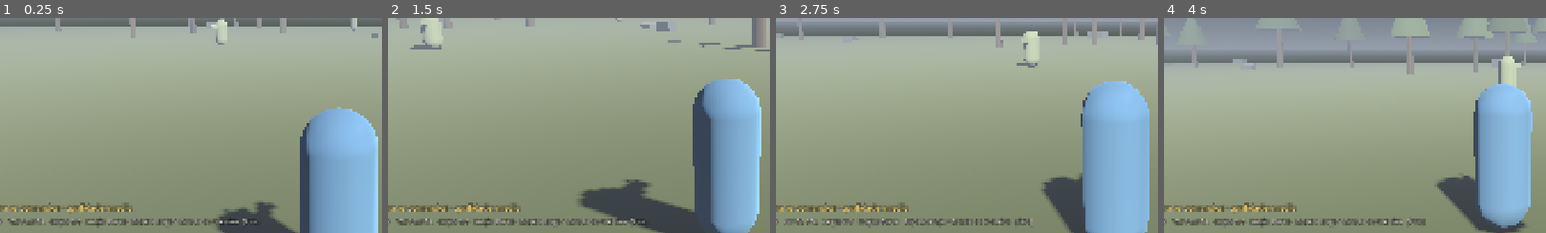
Above: before the commit, frames 1-4 (left to right).
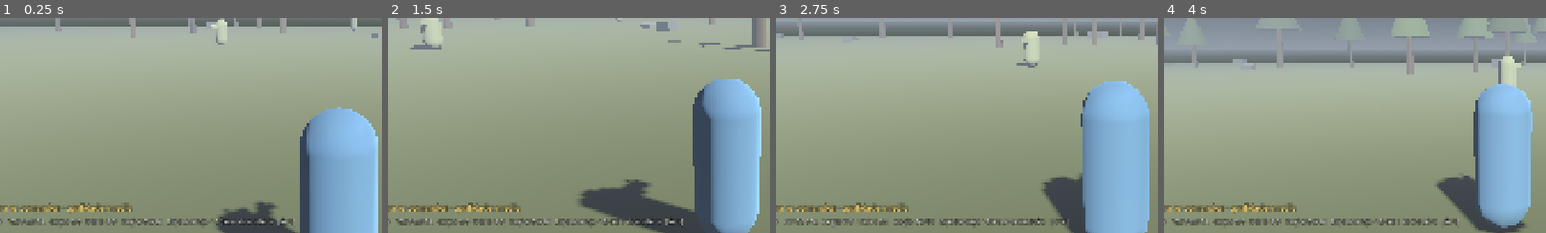
Above: after the commit, the same moments.

Repository: MateusJuni0/worldrpgs
Game: Godot game, scene res://scenes/main.tscn
The game is run twice, just before and just after one commit, with the same random seed, the same clock (stepped at 60 frames per second) and the same inputs.
Inputs (mouse positions are % of the whole screen's width and height, from its top left):
- Up to frame 1 (0.25 s): no input
- Up to frame 2 (1.5 s): tap Enter at 0.5 s; move the mouse to (49, 52) at 0.52 s; hold W (move_forward) from 0.53 s (still down); tap Tab (lock_on) at 0.6 s; tap R (use_item) at 0.8, 1.35 s; move the mouse to (57, 51) at 1.27 s
- Up to frame 3 (2.75 s): keep holding W (move_forward); tap Tab (lock_on) at 1.55 s; move the mouse to (42, 49) at 2.02 s; press the mouse at (42, 49) at 2.03 s; tap R (use_item) at 2.3 s
- Up to frame 4 (4 s): move the mouse to (51, 50) at 2.77 s; release W (move_forward) at 2.78 s; release the mouse at (51, 50) at 2.78 s; hold A (move_left) 2.78-3.53 s; right-click (51, 50) at 2.85 s; tap Tab (lock_on) at 3.05 s; move the mouse to (46, 48) at 3.52 s; hold W (move_forward) from 3.53 s (still down); tap C (cast) at 3.6 s; tap R (use_item) at 3.8 s
The pictures show only the part of the screen within x 6-56%, y 30-80%; the shares and areas given below are measured in that part.

The runs differ from the first frame. In frame 1, 0.8% of the frame differs, in the area x 23-78%, y 93-97%; in frame 2, 0.8%; in frame 3, 0.9%; in frame 4, 0.9%.

Commit message:
feat: frasco de cura [PROTO] — a fatia deixa de ser sem cura
3 usos, 40% dos PV, 1,0 s a beber a 40% de velocidade, recarrega no
renascimento. O gole gasta-se ao comecar: interrompido = perdido, a
mesma regra da magia. Tecla R (a spec ja a reservava para o item
activo). HUD mostra frasco N/M. A pergunta 7 da spec continua dos
donos — D8 em DECISOES-PROTOTIPO.md. Bench: 273 fps, 0% fora do
orcamento, pior frame 11,4 ms.

Assinado-por: DH — CMTecnologia

Diff:
--- a/data/combat.json
+++ b/data/combat.json
@@ -150,6 +150,14 @@
     "_proto_capsula": "altura 1,8 m e raio 0,35 m sao [PROTO] — a spec nao os cobre. Ver DECISOES-PROTOTIPO.md D1."
   },
 
+  "flask": {
+    "_fonte": "[PROTO] — a pergunta 7 da spec (como se recupera vida) continua dos donos. Frasco recarregavel no renascimento; beber interrompe-se e o gole perde-se (regra da magia).",
+    "uses": 3,
+    "heal_fraction": 0.40,
+    "use_seconds": 1.0,
+    "move_factor": 0.40
+  },
+
   "death": {
     "_fonte": "spec/01-combate.md seccao Morte + spec/10-fatia-1.md",
     "lose_nothing": true,
--- a/src/main.gd
+++ b/src/main.gd
@@ -175,6 +175,7 @@
 ## O alvo da spec e nova tentativa em menos de 30 s — aqui e ~1,2 s.
 func _respawn() -> void:
 	player.respawn_at(_respawn_point)
+	player.flask_refill()
 	for node in get_children():
 		var e := node as Enemy
 		if e != null:
--- a/src/player/player.gd
+++ b/src/player/player.gd
@@ -13,7 +13,7 @@
 signal died
 signal state_changed(state: int)
 
-enum State { FREE, ATTACK, DODGE, BLOCK, PARRY, CASTING, HITSTUN, GUARD_BREAK, RIPOSTE, DEAD }
+enum State { FREE, ATTACK, DODGE, BLOCK, PARRY, CASTING, HITSTUN, GUARD_BREAK, RIPOSTE, DEAD, USING_ITEM }
 
 # Guarda de entrada: os valores vem de spec/25-controlo.md (WP1B), via data/combat.json.
 var _buffer_life := 24        # 400 ms
@@ -27,6 +27,8 @@
 var health := 420.0
 var max_health := 420.0
 var defense := 20.0
+var flask_uses := 3
+var flask_max := 3
 var attrs: Dictionary = {}
 var class_id := "warrior"
 
@@ -91,6 +93,8 @@
 	stamina.configure(GameData.section("stamina"), GameData.max_stamina_for(int(attrs.get("stamina", 8))))
 	max_charges = GameData.max_charges_for(int(attrs.get("sabedoria", 8)))
 	charges = max_charges
+	flask_max = int(GameData.section("flask").get("uses", 3))
+	flask_uses = flask_max
 
 	var loadout: Dictionary = (GameData.weapons.get("loadouts", {}) as Dictionary).get(class_id, {})
 	main_weapon = loadout.get("main", "longsword")
@@ -202,6 +206,8 @@
 		_buffer("parry")
 	if Input.is_action_just_pressed("cast"):
 		_buffer("cast")
+	if Input.is_action_just_pressed("use_item"):
+		_buffer("flask")
 	if Input.is_action_just_pressed("lock_on"):
 		lock_on.toggle()
 	if Input.is_action_just_pressed("next_spell"):
@@ -273,6 +279,7 @@
 		State.PARRY:     _tick_parry(delta)
 		State.CASTING:   _tick_casting(delta)
 		State.RIPOSTE:   _tick_riposte(delta)
+		State.USING_ITEM: _tick_flask(delta)
 		State.HITSTUN:   _tick_locked(delta, _hitstun_frames)
 		State.GUARD_BREAK:
 			_tick_locked(delta, int(GameData.section("block").get("guard_break_duration", 1.5) * 60.0))
@@ -294,6 +301,7 @@
 		"dodge":  _start_dodge()
 		"parry":  _start_parry()
 		"cast":   _start_cast()
+		"flask":  _start_flask()
 
 
 func _tick_block(delta: float) -> void:
@@ -896,4 +904,30 @@
 		State.GUARD_BREAK: return "guarda quebrada"
 		State.RIPOSTE: return "riposte"
 		State.DEAD: return "morto"
+		State.USING_ITEM: return "a beber"
 	return "?"
+
+
+# --- Frasco (cura) [PROTO] ----------------------------------------------------
+# A pergunta 7 da spec (como se recupera vida) continua dos donos. Ate la:
+# frasco recarregavel no renascimento; beber demora 1,0 s a 40% de velocidade e
+# interrompe-se com dano — curar a meio de um duelo e uma aposta, como no genero.
+# O gole gasta-se ao COMECAR: interrompido = perdido (a regra da magia, igual).
+
+func _start_flask() -> void:
+	if flask_uses <= 0 or health >= max_health:
+		return
+	flask_uses -= 1
+	_change_state(State.USING_ITEM)
+
+
+func _tick_flask(delta: float) -> void:
+	var fl := GameData.section("flask")
+	_move(delta, float(GameData.section("movement").get("walk_speed", 3.0)) * float(fl.get("move_factor", 0.4)))
+	if state_frame >= int(float(fl.get("use_seconds", 1.0)) * 60.0):
+		health = minf(max_health, health + max_health * float(fl.get("heal_fraction", 0.4)))
+		_change_state(State.FREE)
+
+
+func flask_refill() -> void:
+	flask_uses = flask_max
--- a/src/ui/hud.gd
+++ b/src/ui/hud.gd
@@ -112,10 +112,11 @@
 	_stamina.color = Color(0.85, 0.35, 0.3) if player.stamina.locked_out else Color(0.45, 0.78, 0.35)
 
 	var spell_name: String = GameData.spell(player.selected_spell).get("display_name", "?")
-	_info.text = "%d/%d PV   %d/%d STA   cargas %d/%d   magia: %s   %s   [%s]" % [
+	_info.text = "%d/%d PV   %d/%d STA   cargas %d/%d   frasco %d/%d   magia: %s   %s   [%s]" % [
 		int(player.health), int(player.max_health),
 		int(player.stamina.current), int(player.stamina.maximum),
 		player.charges, player.max_charges,
+		player.flask_uses, player.flask_max,
 		spell_name, player.loadout_label(), player.state_name()]
 
 	_update_boss()
Not shown, changed: DECISOES-PROTOTIPO.md
